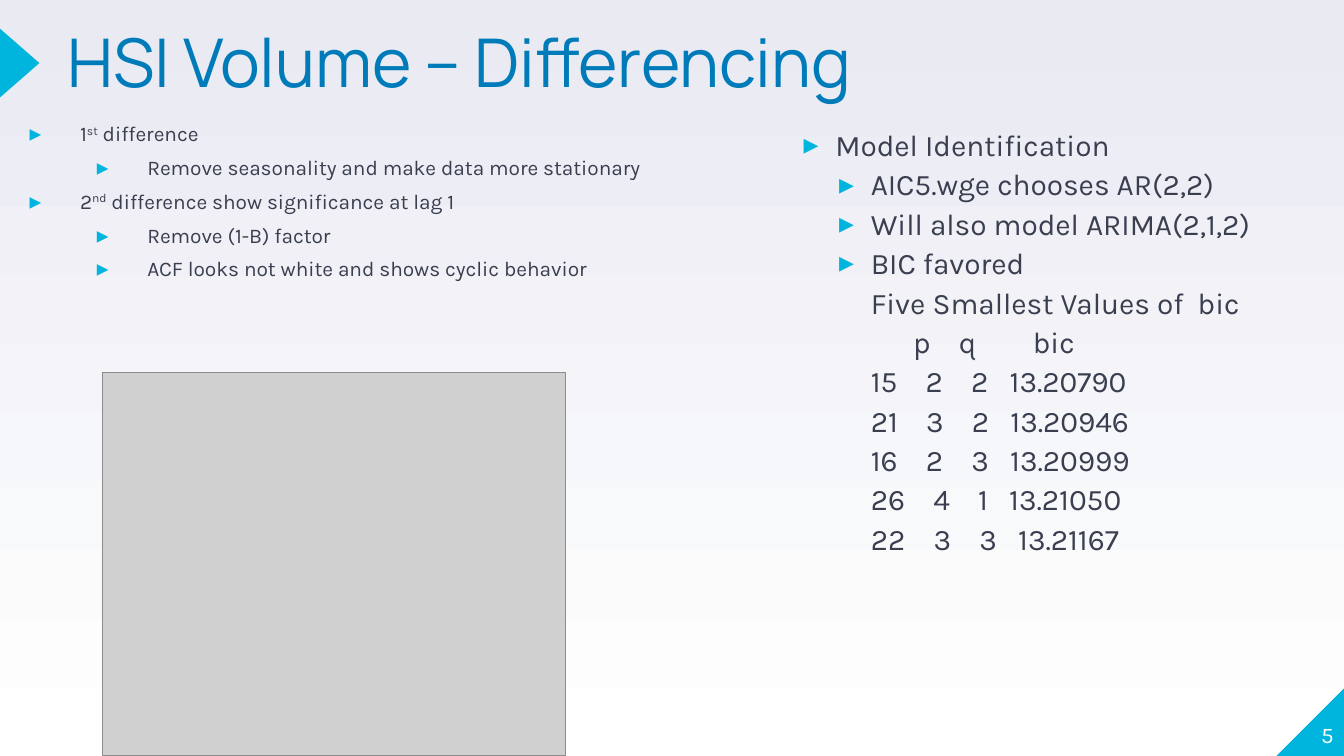
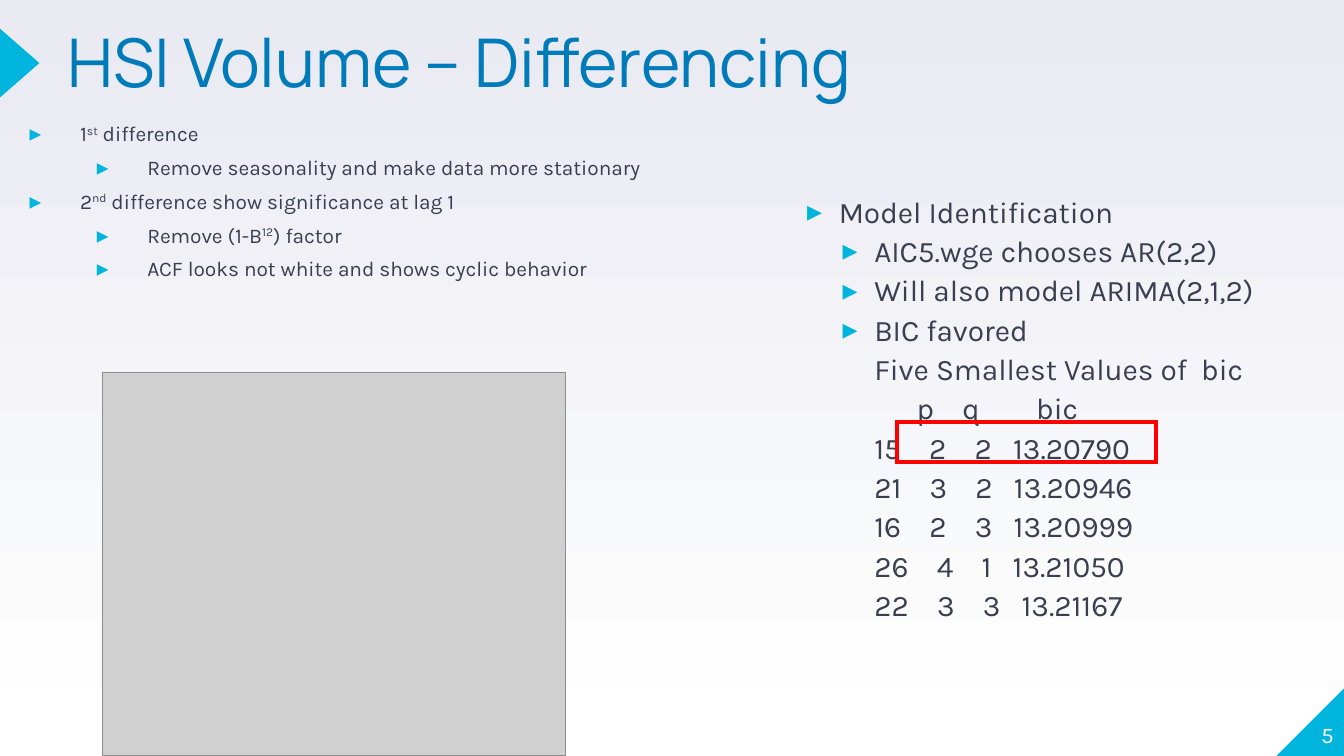
Before and after one commit to jherbaugh/MSDS6373_TS_Project, a slide deck: slide 5 of TS_6373_Project_Jason_Alexander.ppt. Drawn at 1344x756 pixels with LibreOffice and Linux fonts; fonts in the diff are those of the drawing; grey boxes stand for pictures. Boxes give left, top, right and bottom in pixels: in the first picture for what was removed or moved away, otherwise in the second. Text is boxed around its words. In the diff, an @@ line names an element or a change of style, - is before the commit and + after.

```diff
--- a/TS_6373_Project_Jason_Alexander.ppt
+++ b/TS_6373_Project_Jason_Alexander.ppt
@@ text "Model Identification": place and size @@
-text "Model Identification" at box(835, 135, 1250, 551)
+text "Model Identification" at box(839, 202, 1254, 617)
@@ text at box(147, 228, 342, 245): text changed @@
-  ▸ Remove (1-B) factor
+  ▸ Remove (1-B12) factor
@@ rectangle added at box(898, 422, 1157, 462), outline #FF0000 2.01 pt @@
```
Also in this commit, not shown: 11 other slides changed, 1 slide added.
